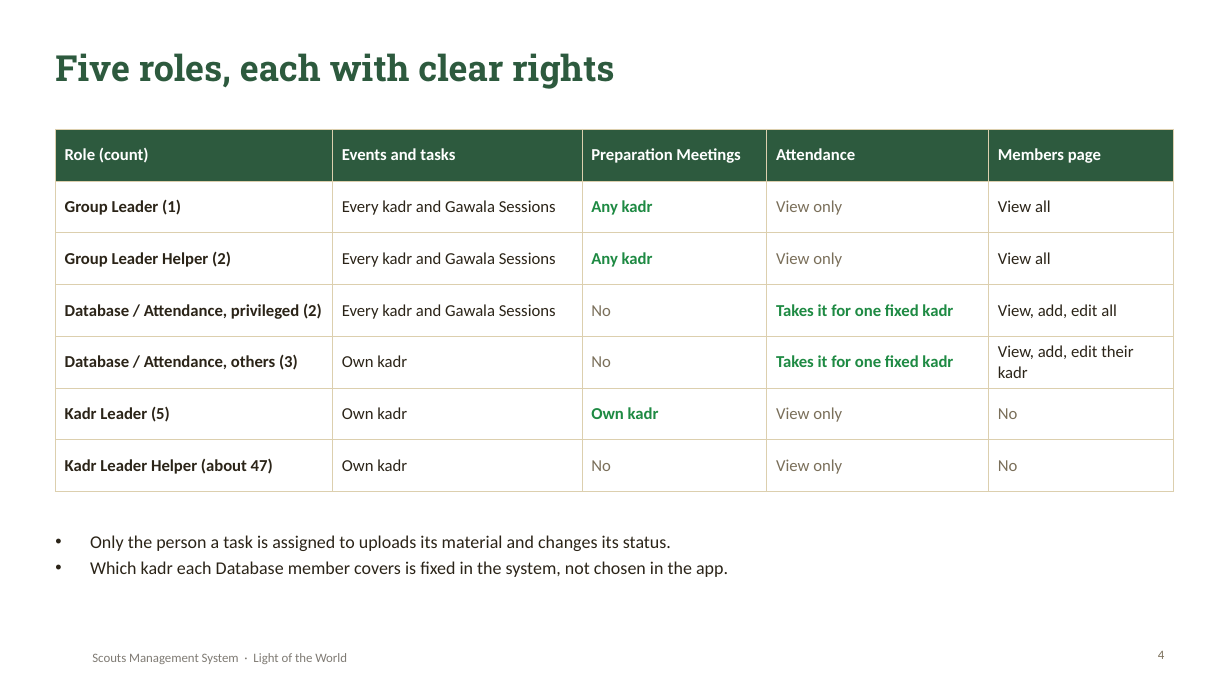
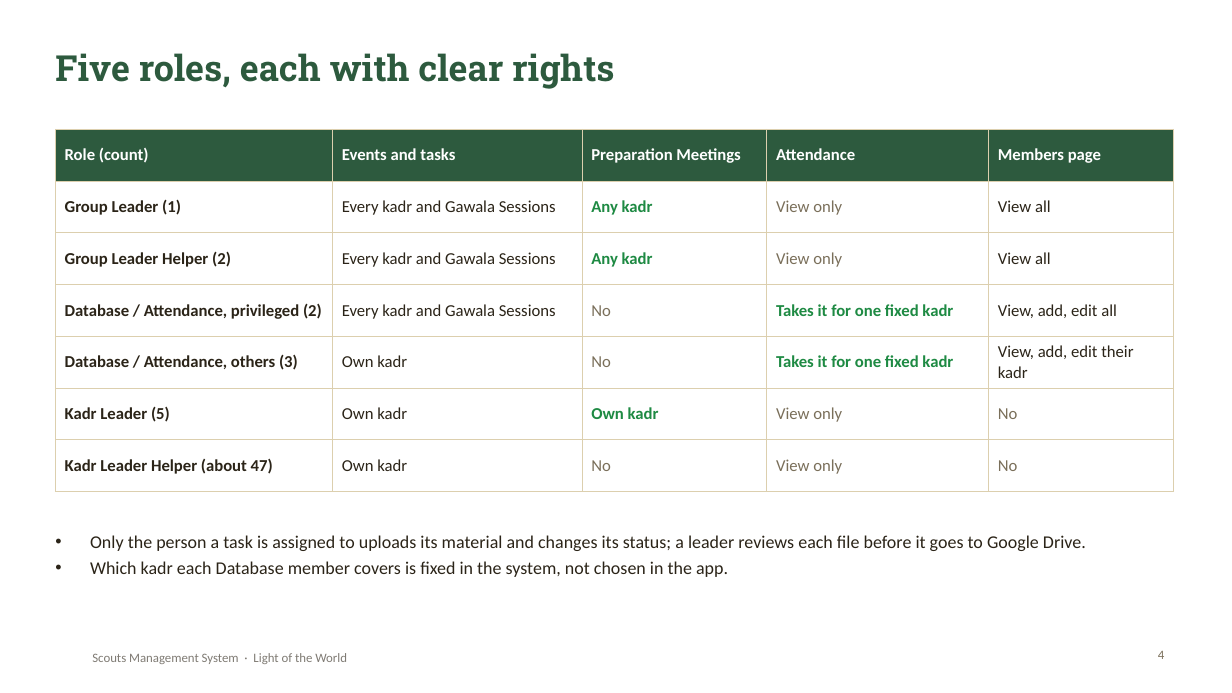
Before and after one commit to SamuelAtef123/Scouts-Management-System-Web-App, a slide deck: slide 4 of docs/Scouts-Project-Presentation.pptx. Drawn at 1232x693 pixels with LibreOffice and Linux fonts; fonts in the diff are those of the drawing; background and template pictures are left out. Boxes give left, top, right and bottom in pixels: in the first picture for what was removed or moved away, otherwise in the second. Text is boxed around its words. In the diff, an @@ line names an element or a change of style, - is before the commit and + after.

```diff
--- a/docs/Scouts-Project-Presentation.pptx
+++ b/docs/Scouts-Project-Presentation.pptx
@@ text at [90, 535, 1086, 551]: text changed @@
-• Only the person a task is assigned to uploads its material and changes its status.
+• Only the person a task is assigned to uploads its material and changes its status; a leader reviews each file before it goes to Google Drive.
```
Also in this commit, not shown: 4 other slides changed, 23 other files.
